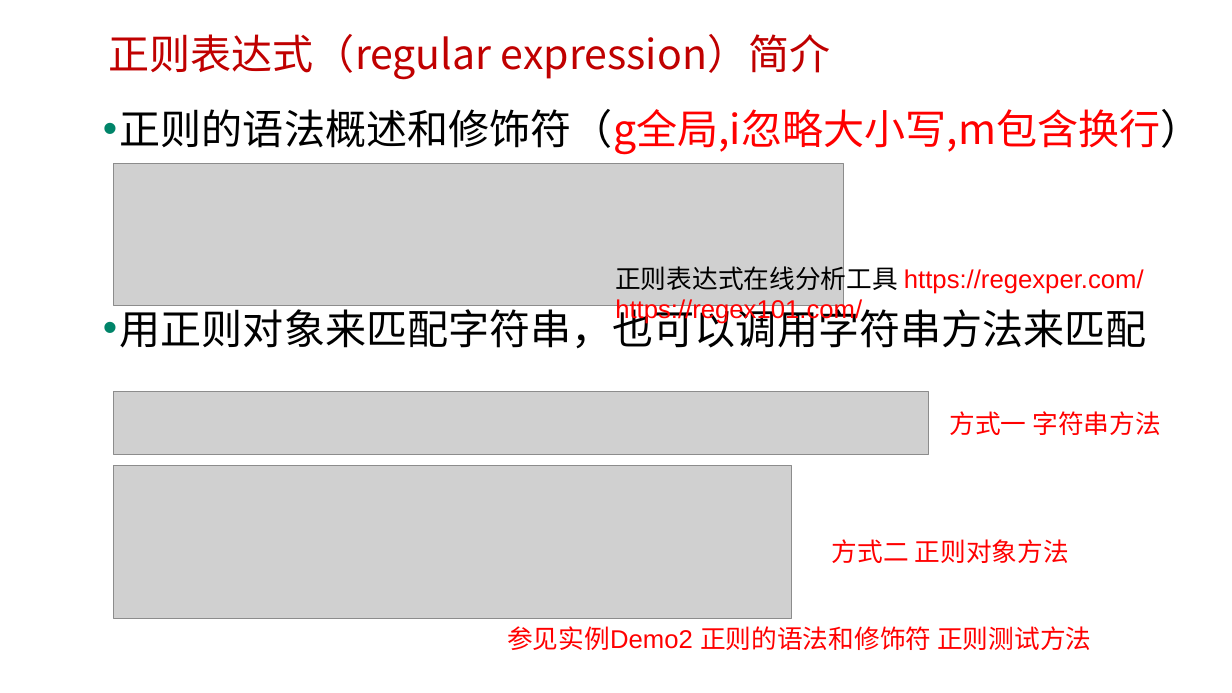
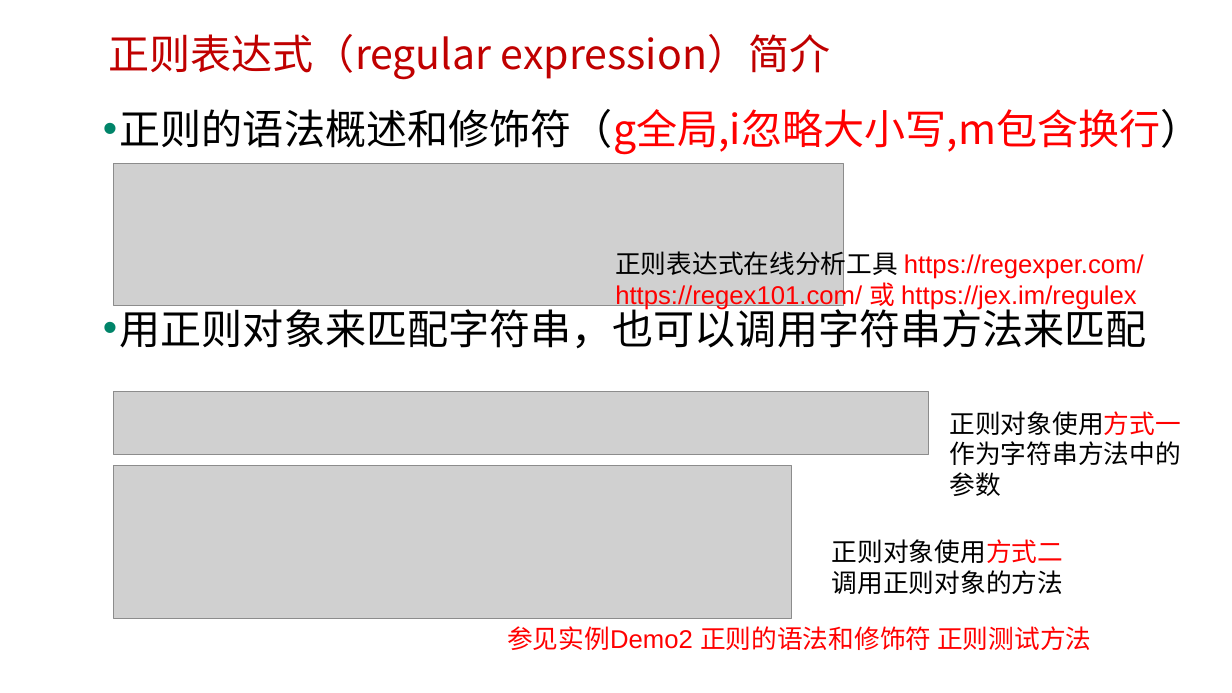
Before and after one commit to edu2act/course-javascript-advanced, a slide deck: slide 4 of 课程PPT/20.JS标准内置对象-构造器（RegExp）正则表达式.pptx. Drawn at 1232x693 pixels with LibreOffice and Linux fonts; fonts in the diff are those of the drawing; grey boxes stand for pictures; background and template pictures are left out. Boxes give left, top, right and bottom in pixels: in the first picture for what was removed or moved away, otherwise in the second. Text is boxed around its words. In the diff, an @@ line names an element or a change of style, - is before the commit and + after.

```diff
--- a/课程PPT/20.JS标准内置对象-构造器（RegExp）正则表达式.pptx
+++ b/课程PPT/20.JS标准内置对象-构造器（RegExp）正则表达式.pptx
@@ text "正则表达式在线分析工具 https://regexper.com/": place and size @@
-text "正则表达式在线分析工具 https://regexper.com/" at [615,261,1144,325]
+text "正则表达式在线分析工具 https://regexper.com/" at [615,247,1144,311]
@@ text at [615,282,1136,311]: text changed @@
-https://regex101.com/
+https://regex101.com/ 或 https://jex.im/regulex
@@ text at [949,411,1180,496]: text changed; text colour #FF0000 to #000000 @@
-方式一 字符串方法
+正则对象使用方式一
+作为字符串方法中的参数
@@ text at [832,539,1063,594]: text changed; text colour #FF0000 to #000000 @@
-方式二 正则对象方法
+正则对象使用方式二
+调用正则对象的方法
```
Also in this commit, not shown: 1 other slide changed, 11 other files.
